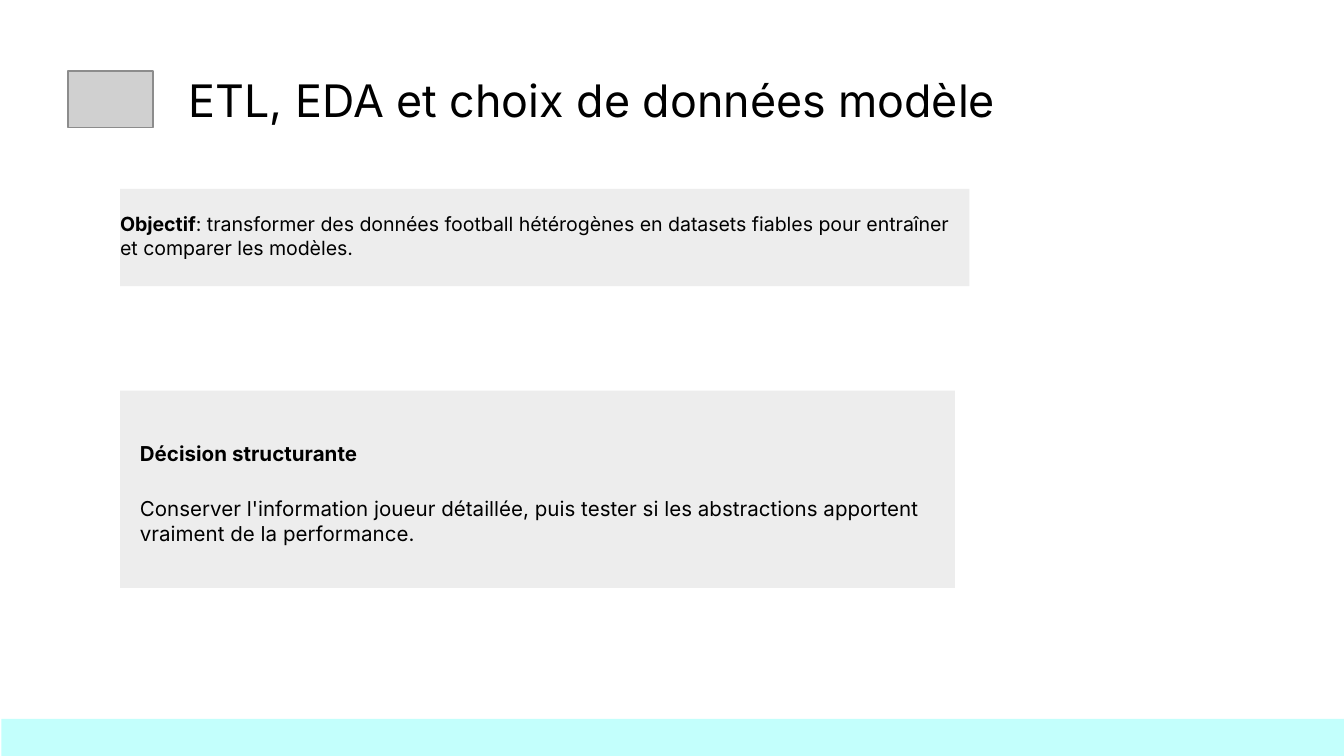
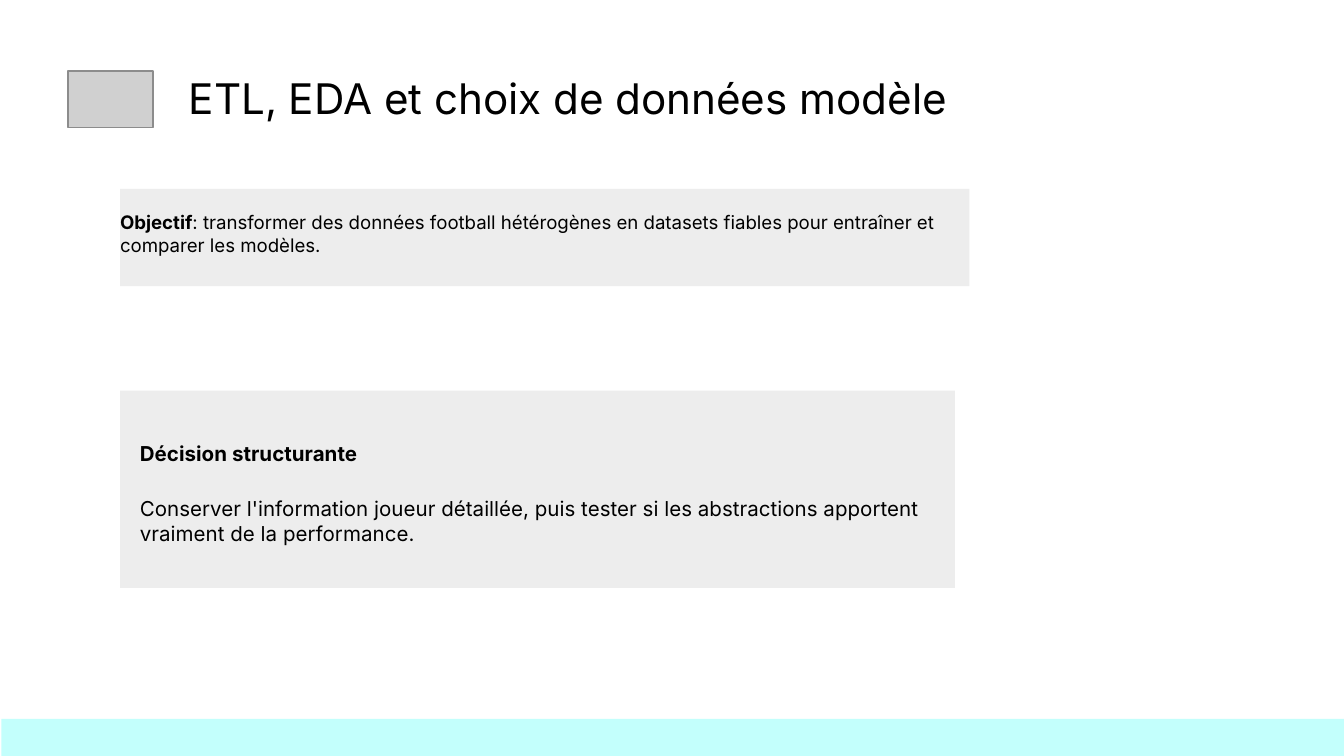
Before and after one commit to kinpintouche-star/football-predictor, a slide deck: slide 7 of FootballPredictorDemoDay20260803.pptx (slide 5 before the commit). Drawn at 1344x756 pixels with LibreOffice and Linux fonts; fonts in the diff are those of the drawing; grey boxes stand for pictures; background and template pictures are left out. Boxes give left, top, right and bottom in pixels: in the first picture for what was removed or moved away, otherwise in the second. Text is boxed around its words. In the diff, an @@ line names an element or a change of style, - is before the commit and + after.

```diff
--- a/FootballPredictorDemoDay20260803.pptx
+++ b/FootballPredictorDemoDay20260803.pptx
@@ title "ETL, EDA et choix de ..." at [189, 82, 947, 122]: size 24 to 22.6 pt @@
@@ text "Objectif: transformer des données football ...": place and size @@
-text "Objectif: transformer des données football ..." at [120, 190, 969, 286]
+text "Objectif: transformer des données football ..." at [120, 214, 934, 256]
@@ text "Objectif: transformer des données football ..." at [120, 214, 934, 256]: size 10.5 to 10 pt; fill #EDEDED to none @@
@@ rectangle added at [120, 190, 969, 286], fill #EDEDED @@
```
Also in this commit, not shown: 12 other slides changed, 2 slides added.
